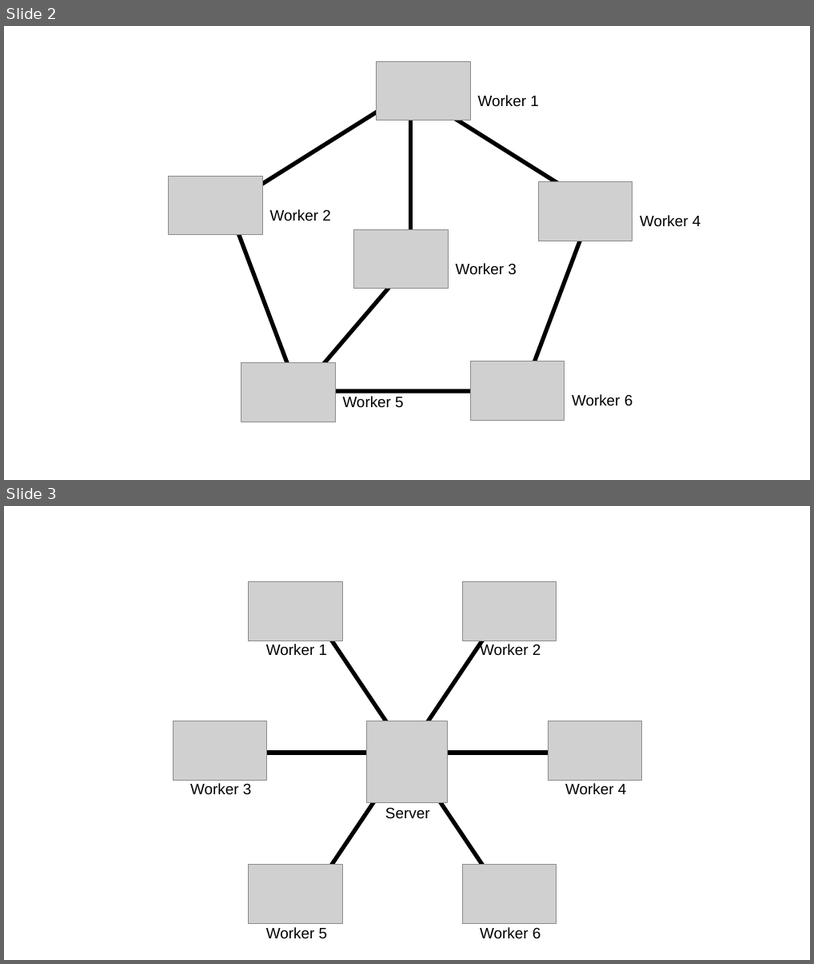
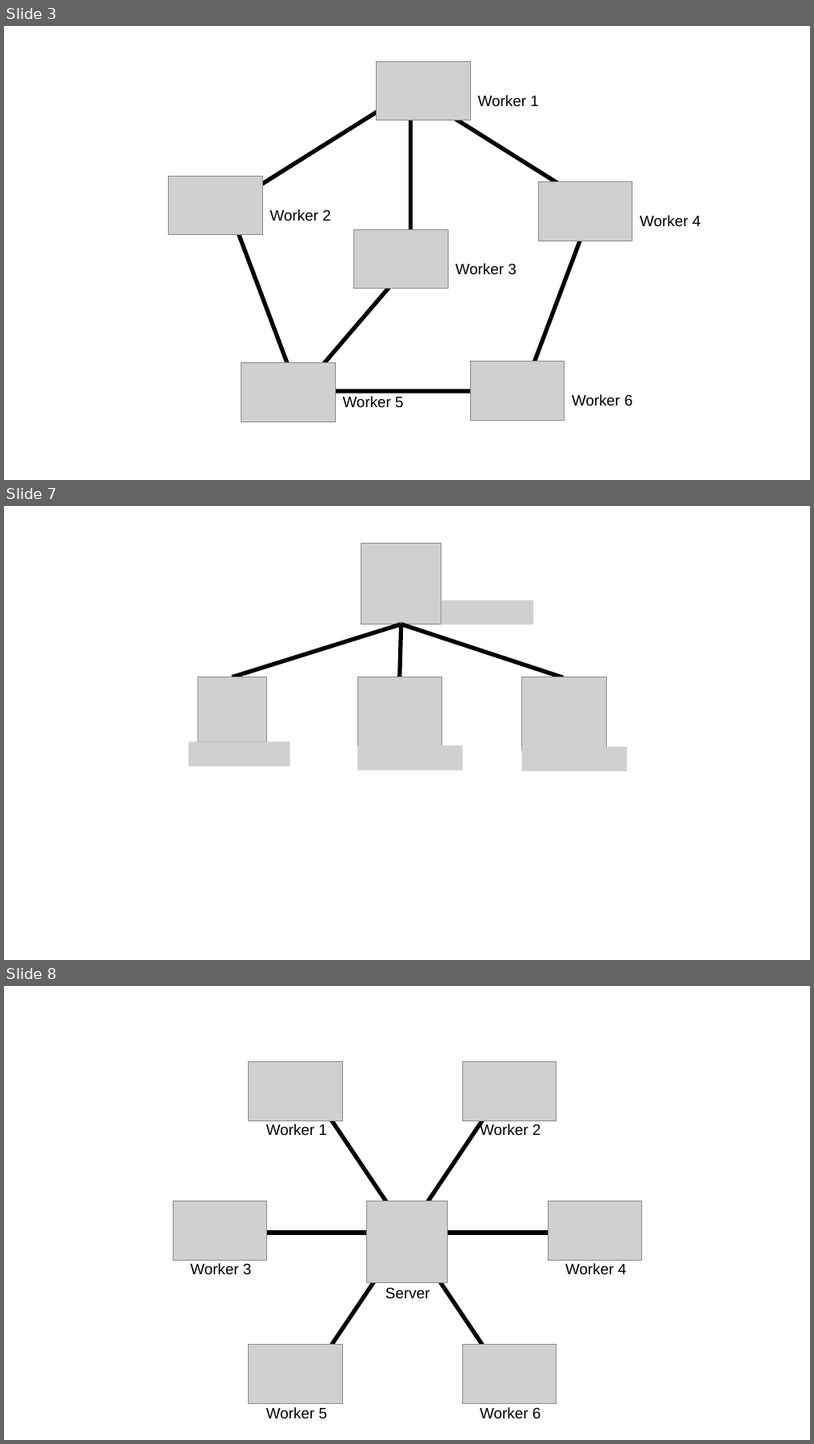
Before and after one commit to xinzhang-nac/xinzhang-nac-old.github.io, a slide deck: images/System.pptx. Shown one above the other, each under a label of ours: slides 2 and 3 before the commit, slides 3, 7 and 8 after it; the slides between them are not shown. The pictures are 814x964 and 814x1444 pixels, drawn with LibreOffice and Linux fonts; fonts in the diff are those of the drawing; grey boxes stand for pictures. Boxes give left, top, right and bottom in pixels: in the first picture for what was removed or moved away, otherwise in the second. Text is boxed around its words. In the diff, an @@ line names an element or a change of style, - is before the commit and + after.

```diff
--- a/images/System.pptx
+++ b/images/System.pptx
@@ slide 7 added at <box>4,506,810,960</box>, background #FFFFFF @@
@@ picture added at <box>362,543,442,624</box> @@
@@ picture added at <box>442,600,534,624</box> @@
@@ line added from (232, 677) to (402, 624), #000000 5 pt @@
@@ line added from (400, 676) to (402, 624), #000000 5 pt @@
@@ line added from (563, 677) to (402, 624), #000000 5 pt @@
@@ picture added at <box>198,677,266,741</box> @@
@@ picture added at <box>358,676,442,745</box> @@
@@ picture added at <box>522,676,607,751</box> @@
@@ picture added at <box>189,742,290,766</box> @@
@@ picture added at <box>358,745,463,770</box> @@
@@ picture added at <box>522,747,628,771</box> @@
@@ what was slide 2 is now slide 3 @@
@@ what was slide 3 is now slide 8 @@
```
Also in this commit, not shown: 7 other slides added, 3 other files.
